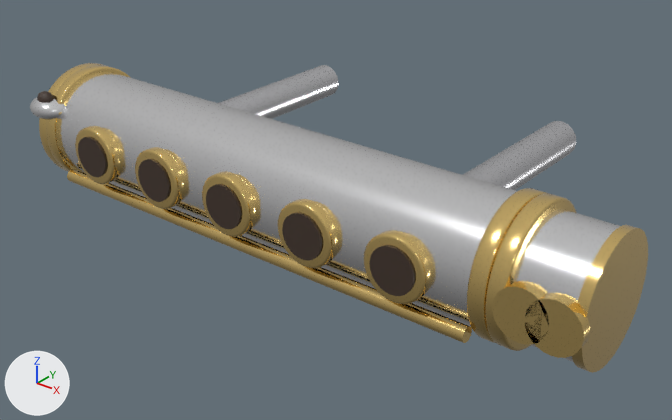
Two versions of the Blender file tools/video/marble_music/assets/instruments/flute/v7/model.blend, one commit apart.
Rendered twice from a 50 mm lens placed at (0.623, -0.672, 0.39), pointed at (0.023, 0.078, -0.075). Arrows for +X, +Y and +Z are at lower left; the lights stay in place. The first picture is the older version.

In view in the first picture: 'flute_v7_default'.
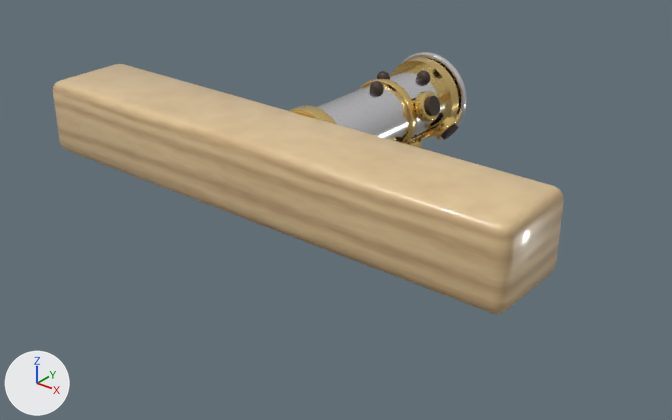
Location of each change, (x1, y1, x2, y2) in pixels of the pictures (672 x 420 px; the box of a moved part takes in the faces that stretch with it):
'flute_v7_default', surface changed, reshaped (17% narrower, 15% shorter)
    before: (30, 63, 648, 373)
    after: (53, 52, 564, 314)
part 1 of me_flute_v7_default, added
    after: (317, 69, 445, 142)
part 2 of me_flute_v7_default, moved or reshaped
    before: (467, 188, 546, 343)
    after: (289, 105, 337, 124)
part 3 of me_flute_v7_default, moved or reshaped
    before: (46, 65, 131, 171)
    after: (401, 52, 467, 126)
part 4 of me_flute_v7_default, added (beige)
    after: (390, 58, 459, 137)
part 5 of me_flute_v7_default, added (mostly hidden)
    after: (409, 131, 429, 143)
part 6 of me_flute_v7_default, moved or reshaped (not visible afterwards)
    before: (219, 65, 339, 119)
part 7 of me_flute_v7_default, moved or reshaped (not visible afterwards)
    before: (463, 121, 576, 190)
part 8 of me_flute_v7_default, added
    after: (425, 96, 440, 116)
part 9 of me_flute_v7_default, added
    after: (442, 124, 458, 140)
part 10 of me_flute_v7_default, added
    after: (370, 81, 384, 94)
part 11 of me_flute_v7_default, added
    after: (377, 71, 390, 80)
part 12 of me_flute_v7_default, added
    after: (417, 70, 431, 84)
part 13 of me_flute_v7_default, rebuilt
    before: (58, 72, 517, 326)
    after: (53, 64, 564, 314)
part 14 of me_flute_v7_default, added (beige)
    after: (358, 78, 417, 143)
part 15 of me_flute_v7_default, added
    after: (415, 91, 439, 122)
part 16 of me_flute_v7_default, added
    after: (410, 138, 422, 148)
part 17 of me_flute_v7_default, added
    after: (433, 116, 459, 140)
part 18 of me_flute_v7_default, deleted
    before: (30, 63, 648, 373)

Edits to the bpy script that builds the scene:
```text
Change mat_flute_v7_body_default:
    remove # nodes: BsdfPrincipled, OutputMaterial
    remove # colours: white #f6f6f7
    nodes: BsdfPrincipled, Mapping, Math x2, OutputMaterial, TexCoord, TexNoise, TexWave, ValToRGB
    colours: brown #b89569, beige #e5c899
Change me_flute_v7_default:
    remove me_flute_v7_default.from_pydata(...)  # 4634 vertices, 3954 faces; spans x -0.338..0.391, y -0.078..0.31, z -0.091..0.051
    add me_flute_v7_default.from_pydata(...)  # 3892 vertices, 3518 faces; spans x -0.31..0.31, y -0.055..0.302, z -0.061..0.055
    me_flute_v7_default part 1: a new loose piece, a 48-sided cylinder along y spanning x -0.04..0.04, y 0.052..0.286, z -0.04..0.04, in mat_fl7_tube (white #f3f3f6)
    me_flute_v7_default part 2: the loose piece of 384 vertices spanning x 0.283..0.301, y -0.071..0.071, z -0.091..0.051 is multiplied about its middle by the matrix ((0.0, 0.0, -0.676), (-1.044, 0.0, 0.0), (0.0, 0.676, 0.0)), then moved by (-0.292, 0.06, 0.02)
    me_flute_v7_default part 3: the loose piece of 384 vertices spanning x -0.306..-0.288, y -0.071..0.071, z -0.091..0.051 is multiplied about its middle by the matrix ((0.0, 0.0, -0.777), (-0.415, 0.0, 0.0), (0.0, 0.777, 0.0)), then moved by (0.297, 0.298, 0.02), in mat_fl7_tube (white #f3f3f6)
    me_flute_v7_default part 4: a new loose piece, a 48-sided cylinder along y spanning x -0.05..0.05, y 0.274..0.29, z -0.05..0.05, in mat_fl7_gold (beige #f9d789)
    me_flute_v7_default part 5: a new loose piece, a 12-sided cylinder along y spanning x 0.009..0.019, y 0.155..0.295, z -0.049..-0.039, in mat_fl7_gold (beige #f9d789)
    me_flute_v7_default part 6: the loose piece of 32 vertices spanning x -0.202..-0.158, y 0.07..0.31, z -0.042..0.002 is multiplied about its middle by the matrix ((-0.539, 0.003, 0.0), (0.0, 0.0, 0.545), (0.085, 0.016, 0.0)), then moved by (0.171, -0.028, -0.037), in mat_fl7_pad (brown #3f3027)
    me_flute_v7_default part 7: the loose piece of 32 vertices spanning x 0.158..0.202, y 0.07..0.31, z -0.042..0.002 is multiplied about its middle by the matrix ((-0.386, -0.012, 0.0), (0.0, 0.0, 0.545), (-0.386, 0.012, 0.0)), then moved by (-0.139, -0.008, -0.021), in mat_fl7_pad (brown #3f3027)
    me_flute_v7_default part 8: the loose piece of 32 vertices spanning x -0.202..-0.158, y 0.07..0.31, z -0.042..0.002 is copied, and the copy is multiplied about its middle by the matrix ((0.169, -0.016, 0.0), (0.0, 0.0, 0.545), (-0.519, -0.005, 0.0)), then moved by (0.235, 0.032, 0.038), in mat_fl7_pad (brown #3f3027); it spans x 0.05..0.061, y 0.21..0.234, z 0.006..0.03
    me_flute_v7_default part 9: the loose piece of 32 vertices spanning x -0.202..-0.158, y 0.07..0.31, z -0.042..0.002 is copied, and the copy is multiplied about its middle by the matrix ((-0.321, -0.013, 0.0), (0.0, 0.0, 0.545), (-0.441, 0.01, 0.0)), then moved by (0.227, 0.088, -0.014), in mat_fl7_pad (brown #3f3027); it spans x 0.038..0.056, y 0.266..0.29, z -0.045..-0.023
    me_flute_v7_default part 10: a new loose piece, a UV sphere (16 segments, 8 rings, poles along z) spanning x -0.002..0.016, y 0.168..0.182, z 0.032..0.05, in mat_fl7_pad (brown #3f3027)
    me_flute_v7_default part 11: a new loose piece, a UV sphere (16 segments, 8 rings, poles along z) spanning x -0.022..-0.004, y 0.208..0.222, z 0.031..0.049, in mat_fl7_pad (brown #3f3027)
    me_flute_v7_default part 12: a new loose piece, a UV sphere (16 segments, 8 rings, poles along z) spanning x 0.01..0.028, y 0.248..0.262, z 0.028..0.046, in mat_fl7_pad (brown #3f3027)
    me_flute_v7_default part 13: the loose piece of 96 vertices spanning x -0.31..0.31, y -0.065..0.065, z -0.085..0.045 is rebuilt with 96 vertices and now spans x -0.31..0.31, y -0.055..0.055, z -0.045..0.045
    me_flute_v7_default part 14: a new loose piece of 256 vertices spanning x -0.045..0.045, y 0.194..0.206, z -0.045..0.045, in mat_fl7_gold (beige #f9d789)
    me_flute_v7_default part 15: a new loose piece of 192 vertices spanning x 0.037..0.058, y 0.204..0.24, z -0.003..0.034, in mat_fl7_gold (beige #f9d789)
    me_flute_v7_default part 16: a new loose piece of 192 vertices spanning x -0.011..0.026, y 0.224..0.26, z -0.058..-0.041, in mat_fl7_gold (beige #f9d789)
    me_flute_v7_default part 17: a new loose piece of 192 vertices spanning x 0.026..0.055, y 0.26..0.296, z -0.047..-0.012, in mat_fl7_gold (beige #f9d789)
    me_flute_v7_default part 18: 21 loose pieces with 3706 vertices, spanning x -0.338..0.391, y -0.078..0.071, z -0.091..0.051, are deleted
    other edits to the shape of me_flute_v7_default do not show in these pictures
    remove me_flute_v7_default.materials.append(mat_pin)  # light grey #dadadd
    add me_flute_v7_default.materials.append(mat_fl7_tube)  # white #f3f3f6
```
